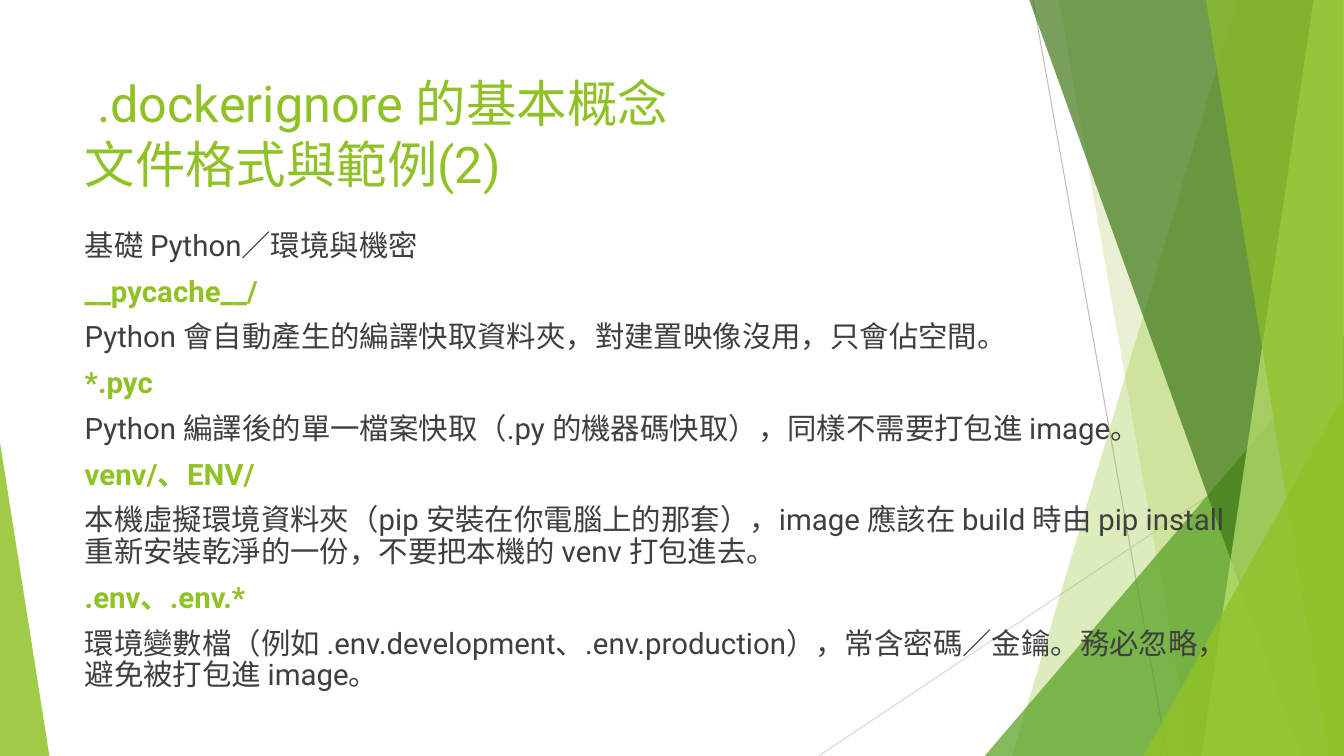
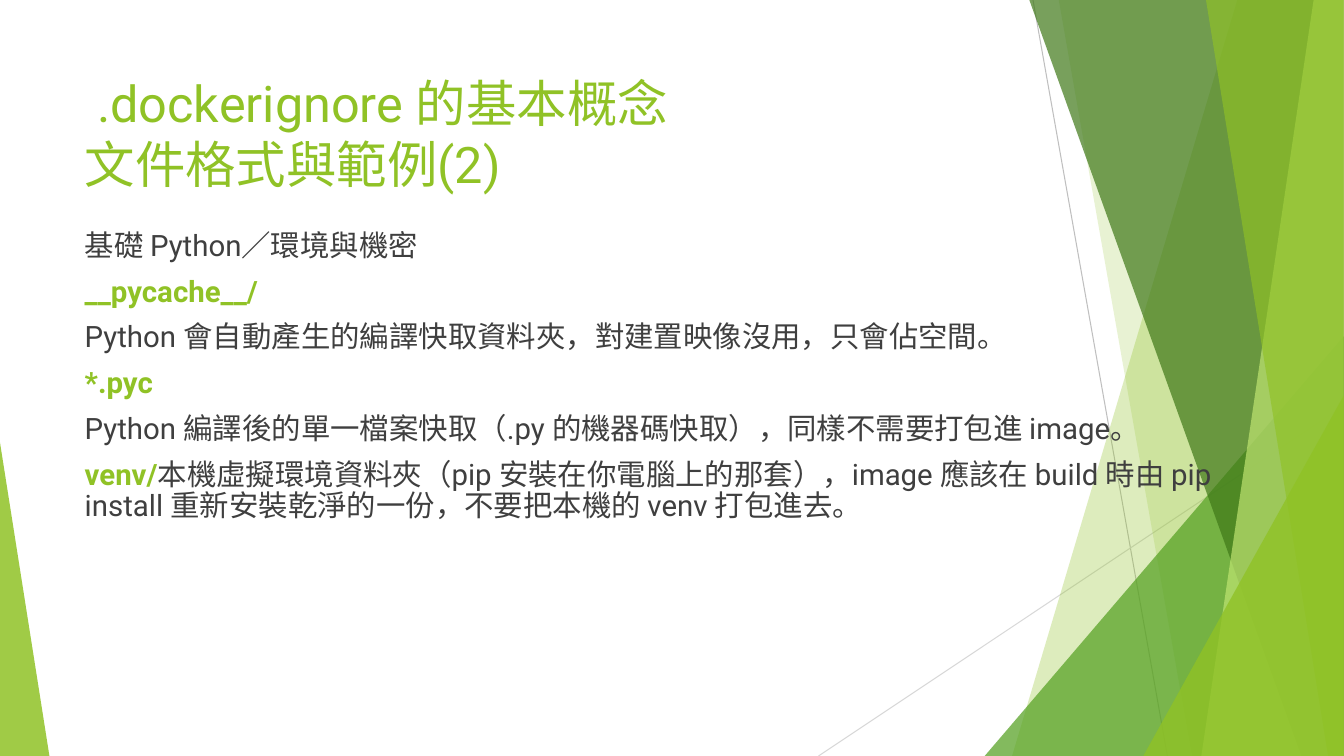
Before and after one commit to coolyuoo/Docker.Class4, a slide deck: slide 7 of 單元4.容器資源配置.pptx. Drawn at 1344x756 pixels with LibreOffice and Linux fonts; fonts in the diff are those of the drawing. Boxes give left, top, right and bottom in pixels: in the first picture for what was removed or moved away, otherwise in the second. Text is boxed around its words. In the diff, an @@ line names an element or a change of style, - is before the commit and + after.

Commit message:
969

```diff
--- a/單元4.容器資源配置.pptx
+++ b/單元4.容器資源配置.pptx
@@ text at bbox=[85, 457, 1211, 519]: text changed @@
-venv/、ENV/
-本機虛擬環境資料夾（pip 安裝在你電腦上的那套），image 應該在 build 時由 pip install 重新安裝乾淨的一份，不要把本機的 venv 打包進去。
-.env、.env.*
-環境變數檔（例如 .env.development、.env.production），常含密碼／金鑰。務必忽略，避免被打包進 image。
+venv/本機虛擬環境資料夾（pip 安裝在你電腦上的那套），image 應該在 build 時由 pip install 重新安裝乾淨的一份，不要把本機的 venv 打包進去。
```
Also in this commit, not shown: 2 other slides changed.
